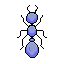
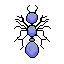
Comparing the layer stacks of the two 64×64 images. Changes:
added layer "Ant 4" above "Ant 3" over [14, 7, 51, 47]
added layer "Ant 3" above "Ant 2" over [14, 7, 51, 47]
added layer "Ant 2" above "Ant" over [16, 7, 48, 47]
